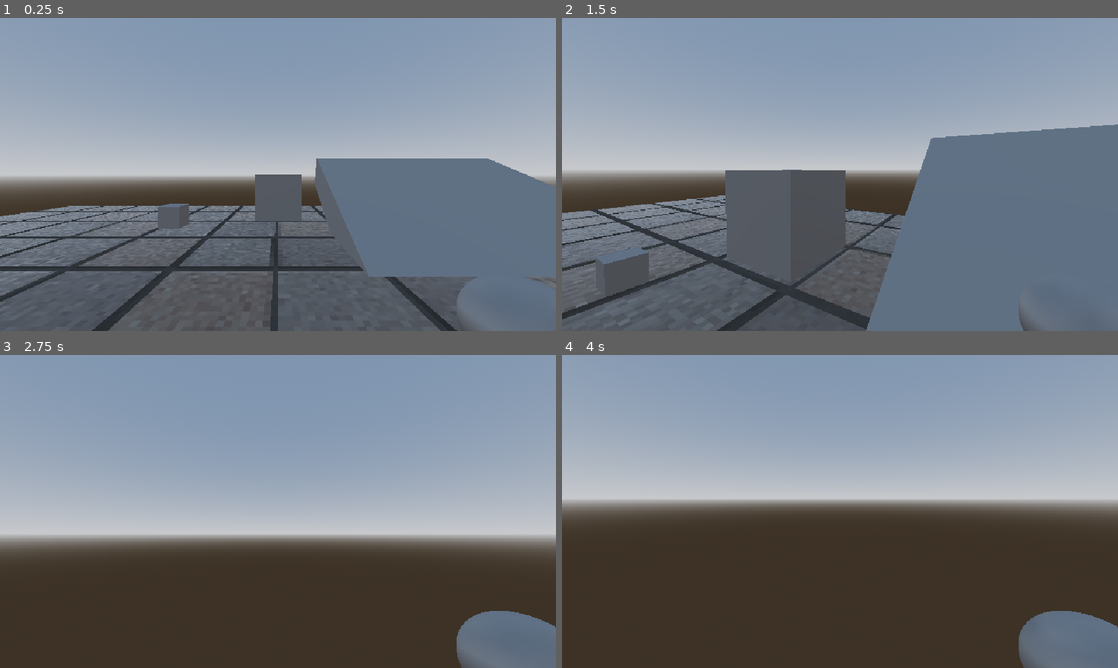
Above: before the commit, frames 1-4 (two rows, left to right).
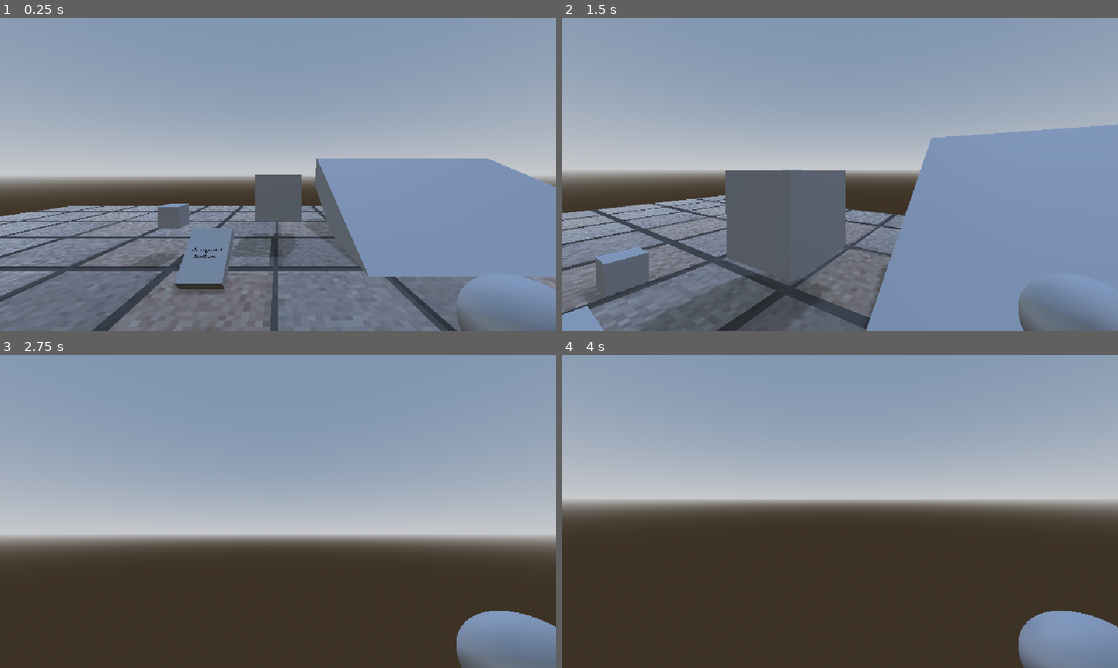
Above: after the commit, the same moments.

Repository: nulture/the_archives
Game: Godot game, scene res://scenes/world.tscn
Same seed, same stepped clock (60 frames per second), same inputs: the game is played once before the commit and once after it.
Inputs (mouse positions are in pixels of both pictures, inside the frame that each line leads up to):
- Up to frame 1 (0.25 s): no input
- Up to frame 2 (1.5 s): move the mouse to (867, 174) at 0.52 s; press the mouse at (867, 174) at 0.53 s; hold W (walk_forward) from 0.53 s (still down); tap Space (jump) at 0.77, 1.07 s; right-click (867, 174) at 0.8 s; move the mouse to (812, 174) at 1.27 s; release the mouse at (812, 174) at 1.28 s; right-click (812, 174) at 1.35 s
- Up to frame 3 (2.75 s): keep holding W (walk_forward); tap Space (jump) at 1.52, 1.55, 1.82 s; move the mouse to (289, 505) at 2.02 s; hold Space (jump) from 2.03 s (still down); click (289, 505) at 2.3 s
- Up to frame 4 (4 s): keep holding W (walk_forward); tap Enter at 2.75 s; move the mouse to (834, 517) at 2.77 s; release Space (jump) at 2.78 s; click (834, 517) at 2.85 s; tap Space (jump) at 3.02, 3.32, 3.5, 3.77, 3.8 s; right-click (834, 517) at 3.05 s; move the mouse to (878, 514) at 3.52 s; hold Ctrl (hand_modifier) from 3.53 s (still down)

The runs differ from the first frame. In frame 1, 35% of the frame differs, in the area x 0-100%, y 44-100%; in frame 2, 35%; in frame 3, 1.7%; in frame 4, 2.7%.

Commit message:
Added some books and random titles

Diff:
--- /dev/null
+++ b/assets/title_data.json
@@ -0,0 +1,24 @@
+{
+	"verbs": [
+		{
+			"word": "pick",
+			"present": "picks",
+			"past": "picked",
+			"noun": "picking",
+			"genre": "biology"
+		},
+		{
+			"word": "mutate",
+			"present": "mutates",
+			"past": "mutated",
+			"noun": "mutating",
+			"genre": "morph"
+		}
+	],
+	"nouns": [
+		{
+			"word": "magic",
+			"genre": "general"
+		}
+	]
+}
--- a/project.godot
+++ b/project.godot
@@ -133,6 +133,10 @@
 3d_physics/layer_3="pawn"
 3d_physics/layer_4="grabbable"
 
+[physics]
+
+3d/physics_engine="GodotPhysics3D"
+
 [rendering]
 
 renderer/rendering_method="gl_compatibility"
--- /dev/null
+++ b/scenes/book_label.gd
@@ -0,0 +1,109 @@
+
+@tool
+class_name BookLabel extends Label3D
+
+static var title_intros := {
+	"": 3.0,
+	"the": 1.0,
+	"a": 0.25,
+	"of": 0.1,
+	"when": 0.05,
+	"to": 0.05,
+	"how to": 0.1,
+}
+static var requires_noun_next : PackedStringArray = [
+	"",
+	"the",
+	"a",
+	"of",
+	"when",
+]
+static var requires_verb_next : PackedStringArray = [
+	"to",
+	"how to"
+]
+static var title_connectors := {
+	"": 2.0,
+	"of": 1.0,
+	"of the": 1.0,
+	"and": 1.0,
+}
+static var title_nouns : PackedStringArray = [
+	"magic",
+	"swamp",
+	"miasma",
+	"buttresses",
+	"frogs",
+	"queen",
+	"potion",
+	"cauldron",
+	"year",
+	"matter",
+	"screebo",
+	"fortnight",
+	"legend",
+	"snotbane"
+]
+static var title_verbs : PackedStringArray = [
+	"pick",
+	"think",
+	"contort",
+	"disrupt",
+	"mutate",
+	"fracture",
+	"redd",
+	"scrub",
+	"construct",
+]
+static var title_any : PackedStringArray
+
+static var random := RandomNumberGenerator.new()
+
+@export var predefined : bool
+
+var _title : String
+@export var title : String :
+	get: return _title
+	set(value):
+		if _title == value: return
+		_title = value
+		self.text = _title
+
+
+func _ready() -> void:
+	if not predefined and not Engine.is_editor_hint():
+		randomize_stats()
+
+
+func randomize_stats() -> void:
+	title = create_new_title()
+
+
+static func create_new_title() -> String:
+	var result := ""
+	var words := 0
+
+	var intro : String = pick_random_from_dictionary(title_intros)
+	result += intro + " "
+
+	if requires_noun_next.has(intro):
+		var noun := pick_random_from_array(title_nouns)
+		result += noun
+	elif requires_noun_next.has(intro):
+		var verb := pick_random_from_array(title_verbs)
+		result += verb
+
+	var connector : String = pick_random_from_dictionary(title_connectors)
+
+	if connector != "":
+		result += " " + connector + " " + pick_random_from_array(title_nouns)
+
+	return result.capitalize()
+
+
+static func pick_random_from_array(array : PackedStringArray) -> String:
+	return array[random.randi_range(0, array.size() - 1)]
+
+
+static func pick_random_from_dictionary(dict : Dictionary) -> Variant:
+	return dict.keys()[random.rand_weighted(dict.values() as PackedFloat32Array)]
--- /dev/null
+++ b/scenes/pickup.tscn
@@ -0,0 +1,20 @@
+[gd_scene load_steps=4 format=3 uid="uid://bedd3sw3jvkjh"]
+
+[ext_resource type="Script" path="res://scripts/grabbable.gd" id="1_jvrhj"]
+
+[sub_resource type="BoxShape3D" id="BoxShape3D_kb7ba"]
+size = Vector3(0.4, 0.4, 0.4)
+
+[sub_resource type="BoxMesh" id="BoxMesh_20xoc"]
+size = Vector3(0.4, 0.4, 0.4)
+
+[node name="pickup" type="RigidBody3D"]
+collision_layer = 8
+collision_mask = 15
+script = ExtResource("1_jvrhj")
+
+[node name="shape" type="CollisionShape3D" parent="."]
+shape = SubResource("BoxShape3D_kb7ba")
+
+[node name="mesh" type="MeshInstance3D" parent="."]
+mesh = SubResource("BoxMesh_20xoc")
--- /dev/null
+++ b/scenes/pickup_book.tscn
@@ -0,0 +1,35 @@
+[gd_scene load_steps=5 format=3 uid="uid://dg5lcussej6du"]
+
+[ext_resource type="PackedScene" uid="uid://bedd3sw3jvkjh" path="res://scenes/pickup.tscn" id="1_xfykn"]
+[ext_resource type="Script" path="res://scenes/book_label.gd" id="2_u5mel"]
+
+[sub_resource type="BoxShape3D" id="BoxShape3D_uv7rx"]
+size = Vector3(0.6, 0.8, 0.2)
+
+[sub_resource type="BoxMesh" id="BoxMesh_frpfb"]
+size = Vector3(0.6, 0.8, 0.2)
+
+[node name="pickup" instance=ExtResource("1_xfykn")]
+
+[node name="shape" parent="." index="0"]
+shape = SubResource("BoxShape3D_uv7rx")
+
+[node name="mesh" parent="." index="1"]
+mesh = SubResource("BoxMesh_frpfb")
+
+[node name="label" type="Label3D" parent="." index="2"]
+transform = Transform3D(1, 0, 0, 0, 1, 0, 0, 0, 1, 0, 0, 0.105)
+pixel_size = 0.002
+shaded = true
+double_sided = false
+alpha_cut = 1
+alpha_scissor_threshold = 0.05
+texture_filter = 0
+modulate = Color(0, 0, 0, 1)
+outline_modulate = Color(0, 0, 0, 0)
+text = "The Legend of Snotbane"
+outline_size = 0
+autowrap_mode = 2
+width = 240.0
+script = ExtResource("2_u5mel")
+title = "The Legend of Snotbane"
--- a/scenes/player.tscn
+++ b/scenes/player.tscn
@@ -24,6 +24,14 @@
 axis_lock_angular_y = true
 axis_lock_angular_z = true
 script = ExtResource("1_g6rkt")
+walk_slow_speed = null
+walk_fast_speed = null
+walk_damp = null
+walk_air_control = null
+turn_speed = null
+mouse_turn_speed = null
+jump_strength = null
+ledgegrab_strength = null
 
 [node name="shape" type="CollisionShape3D" parent="."]
 shape = SubResource("CapsuleShape3D_4ojsg")
--- a/scenes/world.tscn
+++ b/scenes/world.tscn
@@ -1,7 +1,11 @@
-[gd_scene load_steps=12 format=3 uid="uid://dmad8o0p0el54"]
+[gd_scene load_steps=18 format=3 uid="uid://dmad8o0p0el54"]
 
 [ext_resource type="Material" uid="uid://do6rreoj2soij" path="res://assets/materials/square_tiles_03.tres" id="1_vhy75"]
+[ext_resource type="Script" path="res://scripts/pickup_spawner.gd" id="2_g50i0"]
 [ext_resource type="PackedScene" uid="uid://bowekhs5mnpfs" path="res://scenes/player.tscn" id="2_musby"]
+[ext_resource type="PackedScene" uid="uid://bedd3sw3jvkjh" path="res://scenes/pickup.tscn" id="3_csrje"]
+[ext_resource type="Script" path="res://scripts/grabbable.gd" id="5_a02w6"]
+[ext_resource type="PackedScene" uid="uid://dg5lcussej6du" path="res://scenes/pickup_book.tscn" id="6_r62bb"]
 
 [sub_resource type="ProceduralSkyMaterial" id="ProceduralSkyMaterial_6jnbb"]
 sky_horizon_color = Color(0.64625, 0.65575, 0.67075, 1)
@@ -25,13 +29,25 @@
 
 [sub_resource type="BoxMesh" id="BoxMesh_6dohc"]
 
-[sub_resource type="BoxShape3D" id="BoxShape3D_kb7ba"]
-size = Vector3(0.4, 0.4, 0.4)
+[sub_resource type="BoxShape3D" id="BoxShape3D_iu2ae"]
+size = Vector3(4, 4, 2)
 
-[sub_resource type="BoxMesh" id="BoxMesh_20xoc"]
-size = Vector3(0.4, 0.4, 0.4)
+[sub_resource type="BoxMesh" id="BoxMesh_q07bi"]
+size = Vector3(4, 4, 2)
+
+[sub_resource type="BoxShape3D" id="BoxShape3D_5acl1"]
+size = Vector3(1, 2, 1)
+
+[sub_resource type="BoxMesh" id="BoxMesh_ymp61"]
+size = Vector3(1, 2, 1)
 
 [node name="world" type="Node3D"]
+
+[node name="DirectionalLight3D" type="DirectionalLight3D" parent="."]
+transform = Transform3D(-0.866023, -0.433016, 0.250001, 0, 0.499998, 0.866027, -0.500003, 0.749999, -0.43301, 0, 0, 0)
+light_color = Color(0.67, 0.7745, 1, 1)
+light_energy = 0.1
+shadow_enabled = true
 
 [node name="environment" type="WorldEnvironment" parent="."]
 environment = SubResource("Environment_kx60l")
@@ -49,12 +65,28 @@
 [node name="StaticBody3D" type="StaticBody3D" parent="."]
 transform = Transform3D(1, 0, 0, 0, 1, 0, 0, 0, 1, 0, 1, -5)
 collision_layer = 19
+script = ExtResource("2_g50i0")
+spawn_prefab = ExtResource("6_r62bb")
+random_rotation = true
 
 [node name="CollisionShape3D" type="CollisionShape3D" parent="StaticBody3D"]
 shape = SubResource("BoxShape3D_mqss7")
 
 [node name="MeshInstance3D" type="MeshInstance3D" parent="StaticBody3D"]
 mesh = SubResource("BoxMesh_6dohc")
+
+[node name="StaticBody3D3" type="StaticBody3D" parent="."]
+transform = Transform3D(1, 0, 0, 0, 1, 0, 0, 0, 1, 2, 2, 2)
+collision_layer = 19
+script = ExtResource("2_g50i0")
+spawn_prefab = ExtResource("6_r62bb")
+random_rotation = true
+
+[node name="CollisionShape3D" type="CollisionShape3D" parent="StaticBody3D3"]
+shape = SubResource("BoxShape3D_iu2ae")
+
+[node name="MeshInstance3D" type="MeshInstance3D" parent="StaticBody3D3"]
+mesh = SubResource("BoxMesh_q07bi")
 
 [node name="StaticBody3D2" type="StaticBody3D" parent="."]
 transform = Transform3D(5.89036, 0, 0, 0, 0.890141, -2.1394, 0, 0.455685, 4.17914, 4.28234, 0.553404, -5.27885)
@@ -69,13 +101,36 @@
 [node name="player" parent="." instance=ExtResource("2_musby")]
 transform = Transform3D(1, 0, 0, 0, 1, 0, 0, 0, 1, 0, 1.1441, 0.062)
 
-[node name="pickup" type="RigidBody3D" parent="."]
+[node name="pickup" parent="." instance=ExtResource("3_csrje")]
 transform = Transform3D(1, 0, 0, 0, 1, 0, 0, 0, 1, -2, 1, -4)
-collision_layer = 8
-collision_mask = 15
 
-[node name="shape" type="CollisionShape3D" parent="pickup"]
-shape = SubResource("BoxShape3D_kb7ba")
+[node name="SliderJoint3D" type="SliderJoint3D" parent="."]
+node_a = NodePath("../world_floor")
+node_b = NodePath("../ladder")
+linear_limit/upper_distance = 4.0
 
-[node name="preview_mesh" type="MeshInstance3D" parent="pickup"]
-mesh = SubResource("BoxMesh_20xoc")
+[node name="ladder" type="RigidBody3D" parent="."]
+transform = Transform3D(1, 0, 0, 0, 1, 0, 0, 0, 1, -2, 1, 0)
+collision_layer = 2
+collision_mask = 0
+axis_lock_linear_y = true
+axis_lock_angular_x = true
+axis_lock_angular_y = true
+axis_lock_angular_z = true
+script = ExtResource("5_a02w6")
+take_with_you = false
+
+[node name="shape" type="CollisionShape3D" parent="ladder"]
+shape = SubResource("BoxShape3D_5acl1")
+
+[node name="mesh" type="MeshInstance3D" parent="ladder"]
+mesh = SubResource("BoxMesh_ymp61")
+skeleton = NodePath("../../StaticBody3D")
+
+[node name="pickup2" parent="." instance=ExtResource("6_r62bb")]
+transform = Transform3D(1, 0, 0, 0, 0.758021, 0.652231, 0, -0.652231, 0.758021, -1.00341, 0.504885, -2.9665)
+
+[node name="label" parent="pickup2" index="2"]
+predefined = true
+
+[editable path="pickup2"]
--- /dev/null
+++ b/scripts/grabbable.gd
@@ -0,0 +1,13 @@
+
+class_name Grabbable extends PhysicsBody3D
+
+@export var take_with_you : bool = true
+
+# Called when the node enters the scene tree for the first time.
+func _ready() -> void:
+	pass # Replace with function body.
+
+
+# Called every frame. 'delta' is the elapsed time since the previous frame.
+func _process(delta: float) -> void:
+	pass
--- a/scripts/hand.gd
+++ b/scripts/hand.gd
@@ -9,8 +9,8 @@
 
 var stored_collision_layer : int
 var stored_collision_mask : int
-var _grabbed_body : RigidBody3D
-var grabbed_body : RigidBody3D :
+var _grabbed_body : Grabbable
+var grabbed_body : Grabbable :
 	get: return _grabbed_body
 	set(value):
 		if _grabbed_body == value: return
@@ -20,14 +20,18 @@
 			_grabbed_body.collision_mask = stored_collision_mask
 
 		_grabbed_body = value
-		grip_joint.node_b = _grabbed_body.get_path() if _grabbed_body != null else ^""
+		self.rotation = Vector3.ZERO
 
 		if _grabbed_body:
 			stored_collision_layer = _grabbed_body.collision_layer
 			stored_collision_mask = _grabbed_body.collision_mask
 
-			_grabbed_body.collision_layer = 0
-			_grabbed_body.set_collision_mask_value(3, false)
+			if _grabbed_body.take_with_you:
+				_grabbed_body.global_position = self.global_position
+				_grabbed_body.collision_layer = 0
+				_grabbed_body.set_collision_mask_value(3, false)
+
+		grip_joint.node_b = _grabbed_body.get_path() if _grabbed_body != null else ^""
 
 
 func _process(delta: float) -> void:
--- a/scripts/hands.gd
+++ b/scripts/hands.gd
@@ -9,7 +9,7 @@
 
 @onready var camera : Camera3D = self.get_parent()
 
-var _reached_body : RigidBody3D
+var _reached_object : CollisionObject3D
 
 var _is_reaching : bool
 var is_reaching : bool :
@@ -21,6 +21,9 @@
 		if _is_reaching:
 			pass
 		else:
+			if hand_right.grabbed_body and not hand_right.grabbed_body.take_with_you:
+				hand_right.grabbed_body = null
+
 			hand_right.position = Vector3.ZERO
 			is_indexing = false
 			is_rotating = false
@@ -45,7 +48,7 @@
 
 
 func _process(delta: float) -> void:
-	_reached_body = null
+	_reached_object = null
 	if is_reaching:
 		var mouse_position := get_viewport().get_mouse_position()
 		var space := camera.get_world_3d().direct_space_state
@@ -60,8 +63,8 @@
 				hand_right.global_position = rqp.to
 			else:
 				hand_right.global_position = result["position"]
-				if result["collider"] is RigidBody3D:
-					_reached_body = result["collider"]
+				if result["collider"] is CollisionObject3D:
+					_reached_object = result["collider"]
 
 
 func _input(event: InputEvent) -> void:
@@ -81,12 +84,18 @@
 				try_release()
 			else:
 				try_grab()
+		elif event.is_action_released("hand_left"):
+			if hand_right.grabbed_body and not hand_right.grabbed_body.take_with_you:
+				try_release()
 
 
 func try_grab() -> void:
-	if not _reached_body: return
-	hand_right.grabbed_body = _reached_body
-	hand_right.position *= 0.75
+	if _reached_object is PickupSpawner:
+		_reached_object = _reached_object.spawn(hand_right.global_position, camera.global_rotation)
+	if _reached_object is Grabbable:
+		hand_right.grabbed_body = _reached_object
+		hand_right.position *= 0.75
+
 
 
 func try_release() -> void:
--- /dev/null
+++ b/scripts/pickup_spawner.gd
@@ -0,0 +1,15 @@
+
+class_name PickupSpawner extends CollisionObject3D
+
+@export var spawn_prefab : PackedScene
+@export var random_rotation : bool
+
+func spawn(at_position: Vector3, at_rotation: Vector3) -> RigidBody3D:
+	print(at_position)
+	var result : RigidBody3D = spawn_prefab.instantiate()
+	self.get_parent().add_child(result)
+	result.global_position = at_position
+	result.global_rotation = at_rotation
+	if random_rotation:
+		result.rotation_degrees.y += 90.0
+	return result
Not shown, added: addons/godot-jolt/LICENSE.txt
Not shown, added: addons/godot-jolt/THIRDPARTY.txt
Not shown, added: addons/godot-jolt/android/libgodot-jolt_android-arm32.so
Not shown, added: addons/godot-jolt/android/libgodot-jolt_android-arm32_editor.so
Not shown, added: addons/godot-jolt/android/libgodot-jolt_android-arm64.so
Not shown, added: addons/godot-jolt/android/libgodot-jolt_android-arm64_editor.so
Not shown, added: addons/godot-jolt/android/libgodot-jolt_android-x64.so
Not shown, added: addons/godot-jolt/android/libgodot-jolt_android-x64_editor.so
Not shown, added: addons/godot-jolt/android/libgodot-jolt_android-x86.so
Not shown, added: addons/godot-jolt/android/libgodot-jolt_android-x86_editor.so
Not shown, added: addons/godot-jolt/godot-jolt.gdextension
Not shown, added: addons/godot-jolt/ios/godot-jolt_ios.framework/Info.plist
(and 17 more such lines)
